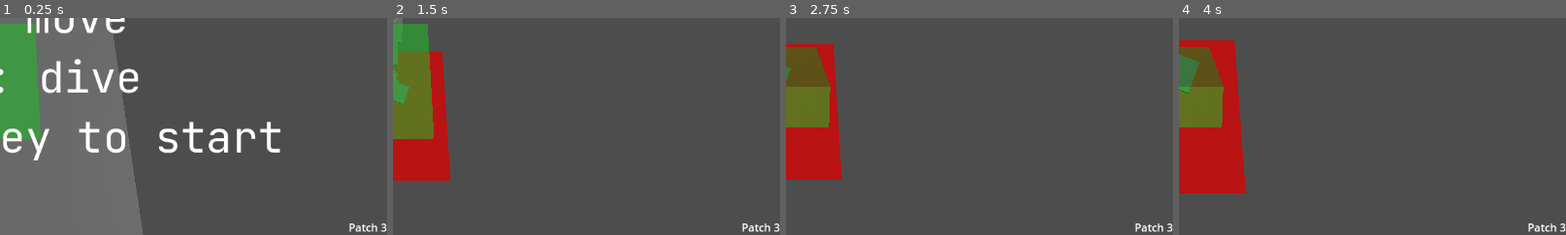
Above: before the commit, frames 1-4 (left to right).
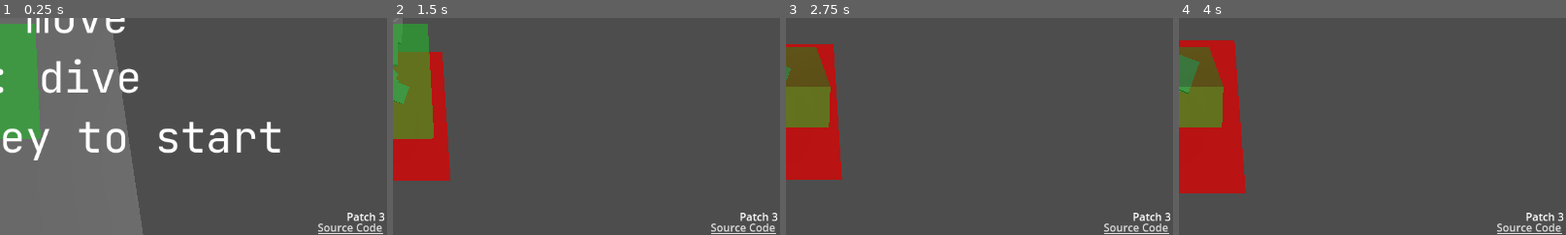
Above: after the commit, the same moments.

Repository: Raupinger/Skydive
Game: Godot game, scene res://node_3d.tscn
Same seed, same stepped clock (60 frames per second), same inputs: the game is played once before the commit and once after it.
Inputs:
- Up to frame 1 (0.25 s): no input
- Up to frame 2 (1.5 s): tap Enter (ui_accept) at 0.5, 0.77 s; hold D (tilt_right) 0.53-1.28 s; hold Space (dive) 0.53-1.28 s; hold S (tilt_back) from 1.28 s (still down); tap Space (dive) at 1.35 s
- Up to frame 3 (2.75 s): tap Enter (ui_accept) at 1.52 s; release S (tilt_back) at 2.03 s; hold D (tilt_right) from 2.03 s (still down); hold Space (dive) from 2.03 s (still down)
- Up to frame 4 (4 s): release D (tilt_right) at 2.78 s; release Space (dive) at 2.78 s; hold W (tilt_forward) 2.78-3.53 s; tap Space (dive) at 2.85 s; tap Enter (ui_accept) at 3.02, 3.77 s; hold A (tilt_left) from 3.53 s (still down); hold Space (dive) from 3.53 s (still down)
The pictures show only the part of the screen within x 50-100%, y 50-100%; the shares and areas given below are measured in that part.

The runs differ from the first frame. In frame 1, 0.7% of the frame differs, in the area x 82-100%, y 89-100%; in frame 2, 0.7%; in frame 3, 0.7%; in frame 4, 0.7%.

Commit message:
added source code link

Diff:
--- a/node_3d.tscn
+++ b/node_3d.tscn
@@ -149,14 +149,43 @@
 theme_override_font_sizes/font_size = 30
 text = "Last Time: 0"
 
-[node name="PatchLabel" type="Label" parent="HUD"]
+[node name="Control" type="Control" parent="HUD"]
+layout_mode = 3
 anchors_preset = 3
 anchor_left = 1.0
 anchor_top = 1.0
 anchor_right = 1.0
 anchor_bottom = 1.0
 offset_left = -40.0
+offset_top = -40.0
+grow_horizontal = 0
+grow_vertical = 0
+
+[node name="LinkButton" type="LinkButton" parent="HUD/Control"]
+layout_mode = 2
+anchor_left = 1.0
+anchor_top = 1.0
+anchor_right = 1.0
+anchor_bottom = 1.0
+offset_left = -59.0
 offset_top = -23.0
+offset_right = -6.0
+offset_bottom = 17.0
+grow_horizontal = 0
+grow_vertical = 0
+text = "Source Code"
+uri = "https://github.com/Raupinger/Skydive"
+
+[node name="PatchLabel" type="Label" parent="HUD/Control"]
+layout_mode = 2
+anchor_left = 1.0
+anchor_top = 1.0
+anchor_right = 1.0
+anchor_bottom = 1.0
+offset_left = -60.0
+offset_top = -39.0
+offset_right = -3.0
+offset_bottom = -13.0
 grow_horizontal = 0
 grow_vertical = 0
 text = "Patch 3"
